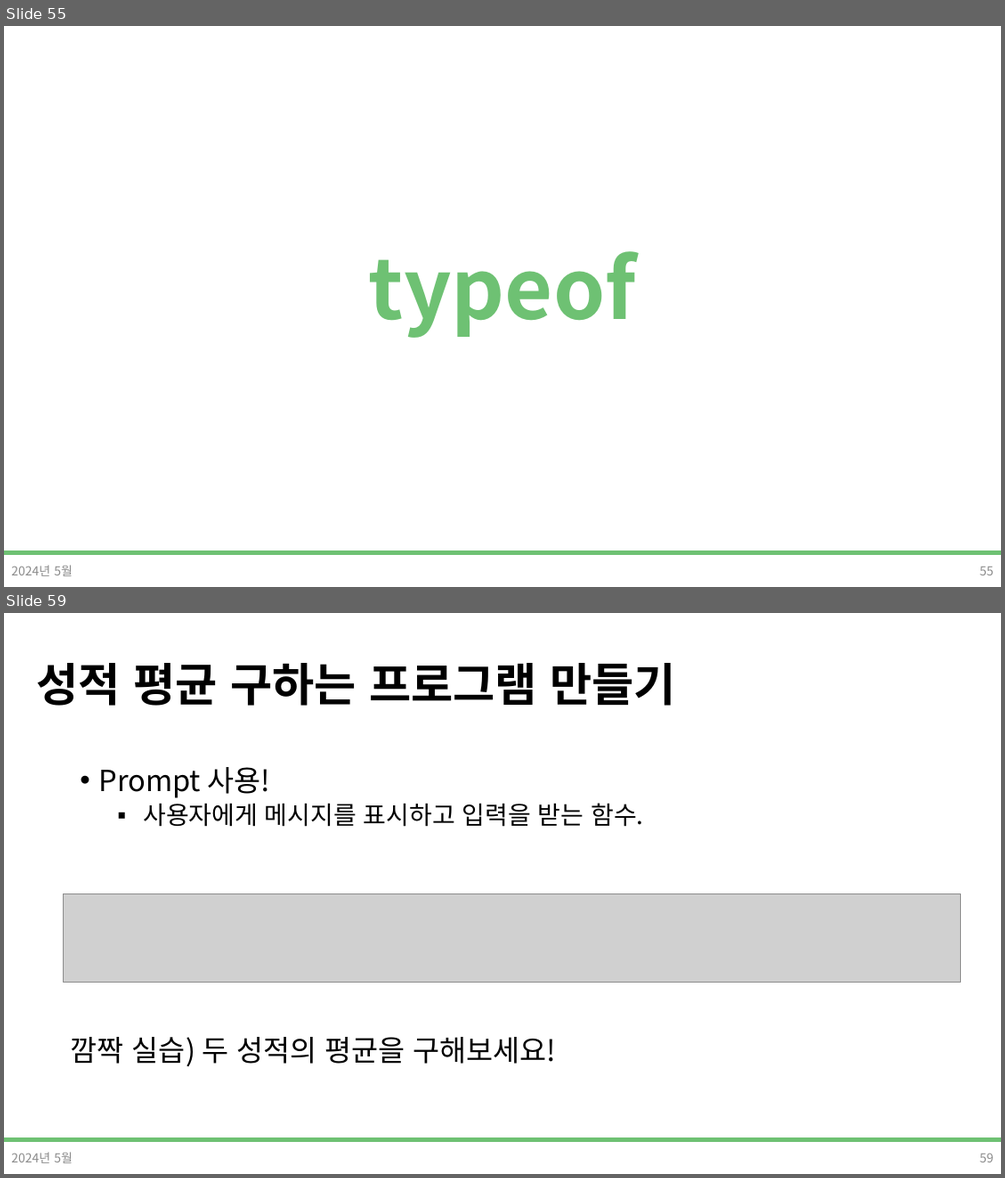
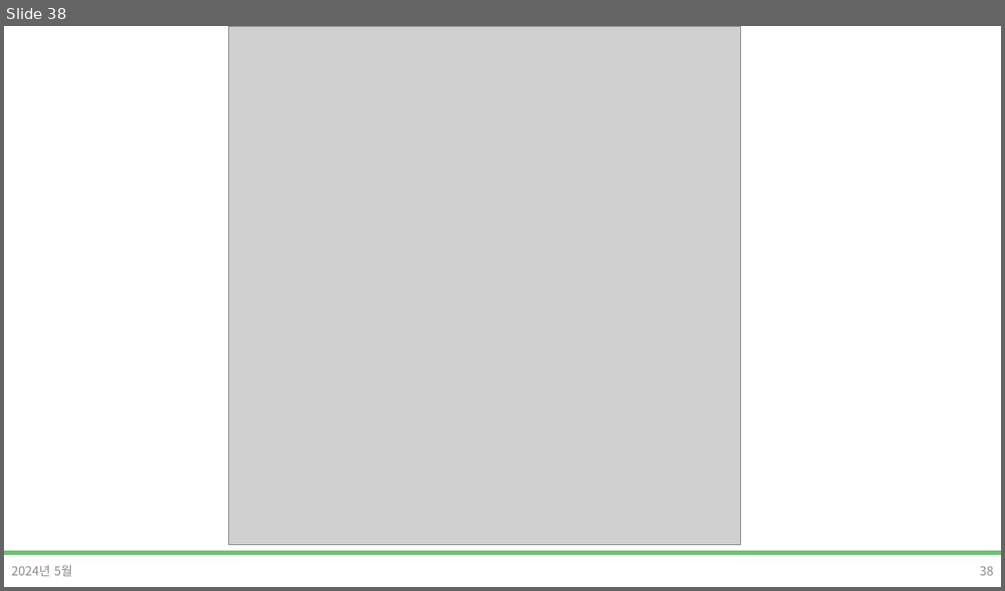
Before and after one commit to DevDamon0527/SeSAC_Yeongdeungpo_Campus_6th, a slide deck: material/[SeSAC_YDP_6] 04_1_Javascript.pptx. Shown one above the other, each under a label of ours: slides 55 and 59 before the commit, slide 38 after it; the slides between them are not shown. The pictures are 1005x1178 and 1005x591 pixels, drawn with LibreOffice and Linux fonts; fonts in the diff are those of the drawing; grey boxes stand for pictures; background and template pictures are left out. Boxes give left, top, right and bottom in pixels: in the first picture for what was removed or moved away, otherwise in the second. Text is boxed around its words. In the diff, an @@ line names an element or a change of style, - is before the commit and + after.

```diff
--- a/material/[SeSAC_YDP_6] 04_1_Javascript.pptx
+++ b/material/[SeSAC_YDP_6] 04_1_Javascript.pptx
@@ slide 59 removed at (4, 613, 1001, 1174), background #FFFFFF; not listed: 1 template element that a slide beside it also shows @@
@@ title removed at (36, 663, 676, 706) @@
-성적 평균 구하는 프로그램 만들기
@@ text removed at (98, 767, 643, 827) @@
-• Prompt 사용!
-  ▪ 사용자에게 메시지를 표시하고 입력을 받는 함수.
@@ picture removed at (63, 893, 961, 981) @@
@@ text removed at (71, 1037, 557, 1066) @@
-깜짝 실습) 두 성적의 평균을 구해보세요!
@@ text removed at (11, 1151, 73, 1163) @@
-2024년 5월
@@ page number removed at (979, 1152, 994, 1162) @@
-59
@@ what was slide 55 is now slide 38 @@
@@ slide 38 changed as well @@
@@ picture added at (228, 26, 741, 544) @@
@@ title removed at (369, 251, 636, 338) @@
-typeof
@@ page number at (979, 565, 994, 575): text changed @@
-55
+38
```
Also in this commit, not shown: 5 other slides changed, 83 other slides removed, 9 other files.
